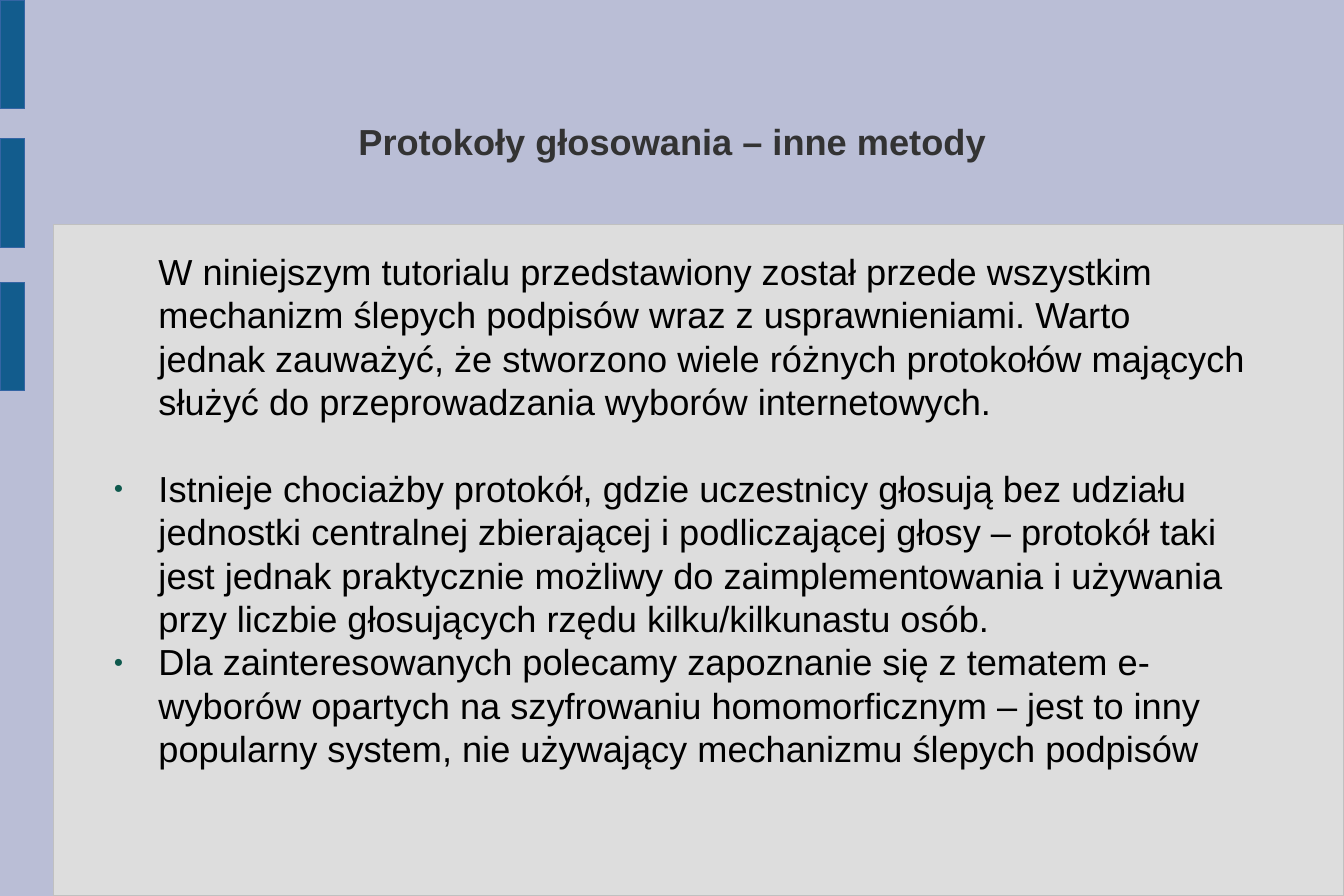
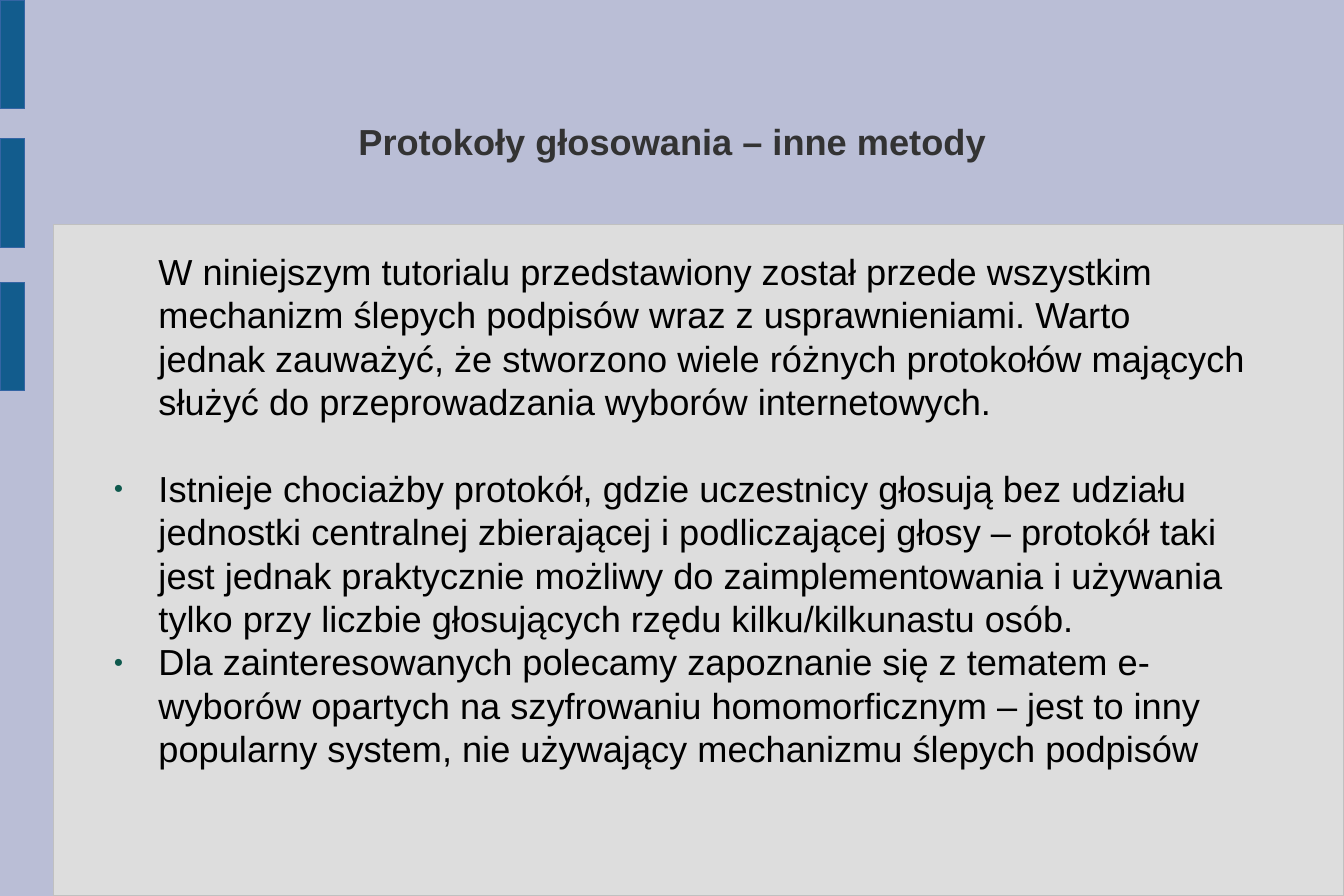
Before and after one commit to abhay123lp/internetvotingsystem, a slide deck: slide 21 of Tutorial/2. Protokoly (dla zainteresowanych).odp. Drawn at 1344x896 pixels with LibreOffice and Linux fonts; fonts in the diff are those of the drawing. Boxes give left, top, right and bottom in pixels: in the first picture for what was removed or moved away, otherwise in the second. Text is boxed around its words. In the diff, an @@ line names an element or a change of style, - is before the commit and + after.

```diff
--- a/Tutorial/2. Protokoly (dla zainteresowanych).odp
+++ b/Tutorial/2. Protokoly (dla zainteresowanych).odp
@@ text at bbox=[158, 475, 1222, 639]: text changed @@
-● Istnieje chociażby protokół, gdzie uczestnicy głosują bez udziału jednostki centralnej zbierającej i podliczającej głosy – protokół taki jest jednak praktycznie możliwy do zaimplementowania i używania przy liczbie głosujących rzędu kilku/kilkunastu osób.
+● Istnieje chociażby protokół, gdzie uczestnicy głosują bez udziału jednostki centralnej zbierającej i podliczającej głosy – protokół taki jest jednak praktycznie możliwy do zaimplementowania i używania tylko przy liczbie głosujących rzędu kilku/kilkunastu osób.
```
Also in this commit, not shown: 4 other slides changed.
